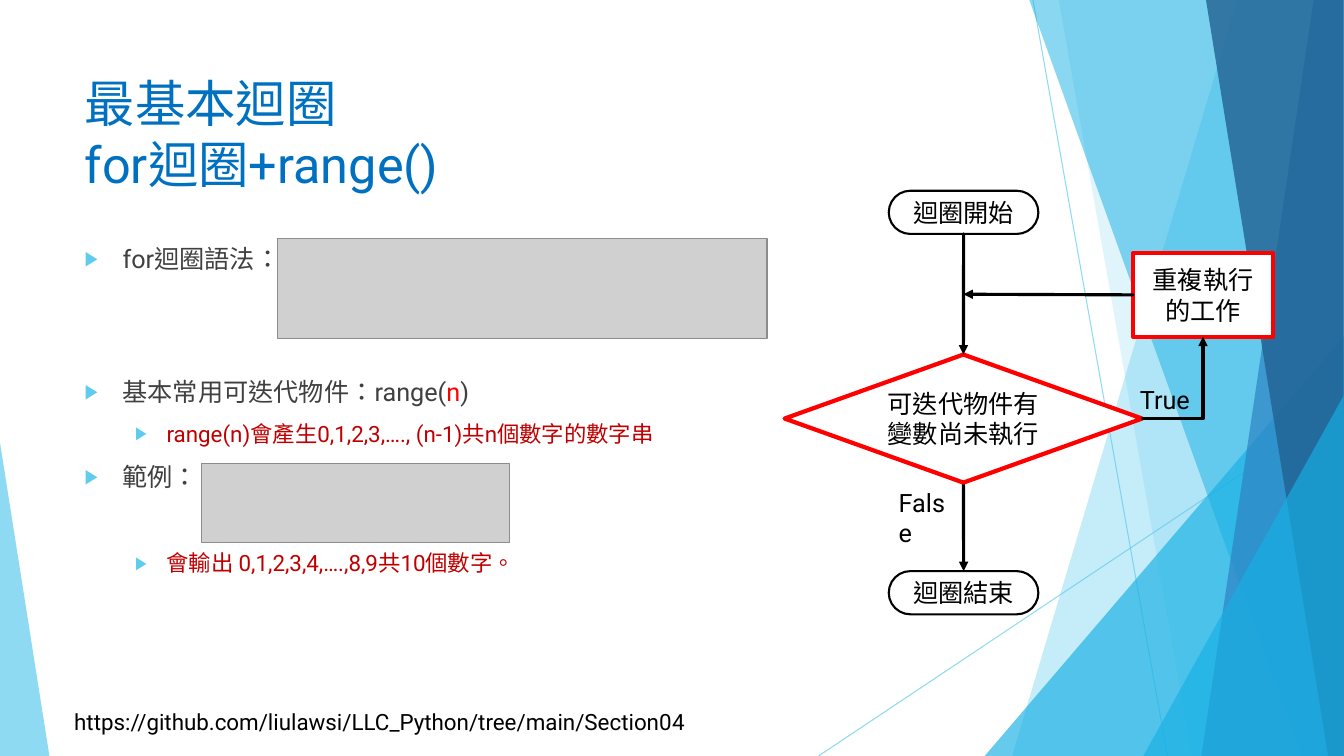
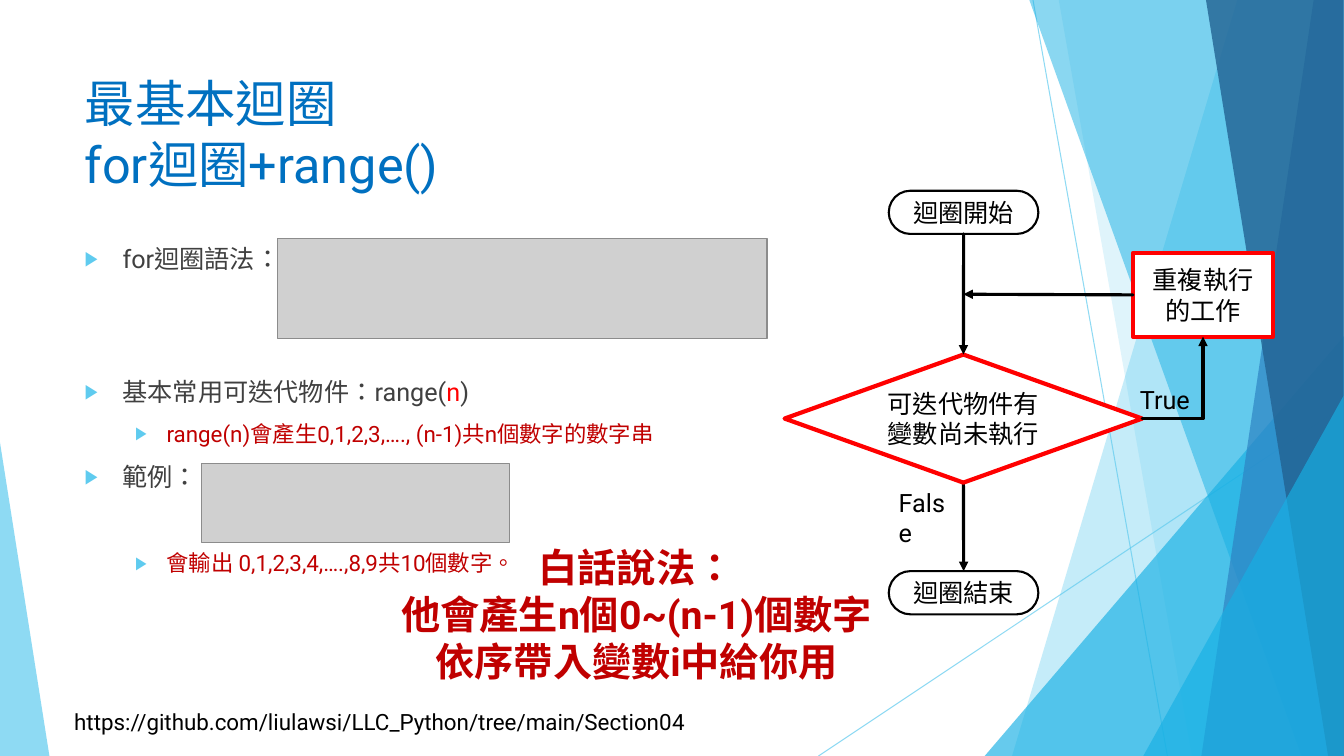
Before and after one commit to liulawsi/My_PPTs, a slide deck: slide 4 of LCC/Python/04_迴圈大法.pptx. Drawn at 1344x756 pixels with LibreOffice and Linux fonts; fonts in the diff are those of the drawing; grey boxes stand for pictures; background and template pictures are left out. Boxes give left, top, right and bottom in pixels: in the first picture for what was removed or moved away, otherwise in the second. Text is boxed around its words. In the diff, an @@ line names an element or a change of style, - is before the commit and + after.

```diff
--- a/LCC/Python/04_迴圈大法.pptx
+++ b/LCC/Python/04_迴圈大法.pptx
@@ text added at box(401, 548, 871, 680), 28 pt, text #C00000, bold @@
+白話說法：
+他會產生n個0~(n-1)個數字
+依序帶入變數i中給你用
```
Also in this commit, not shown: 9 other slides changed, 2 slides added, 1 other file.
